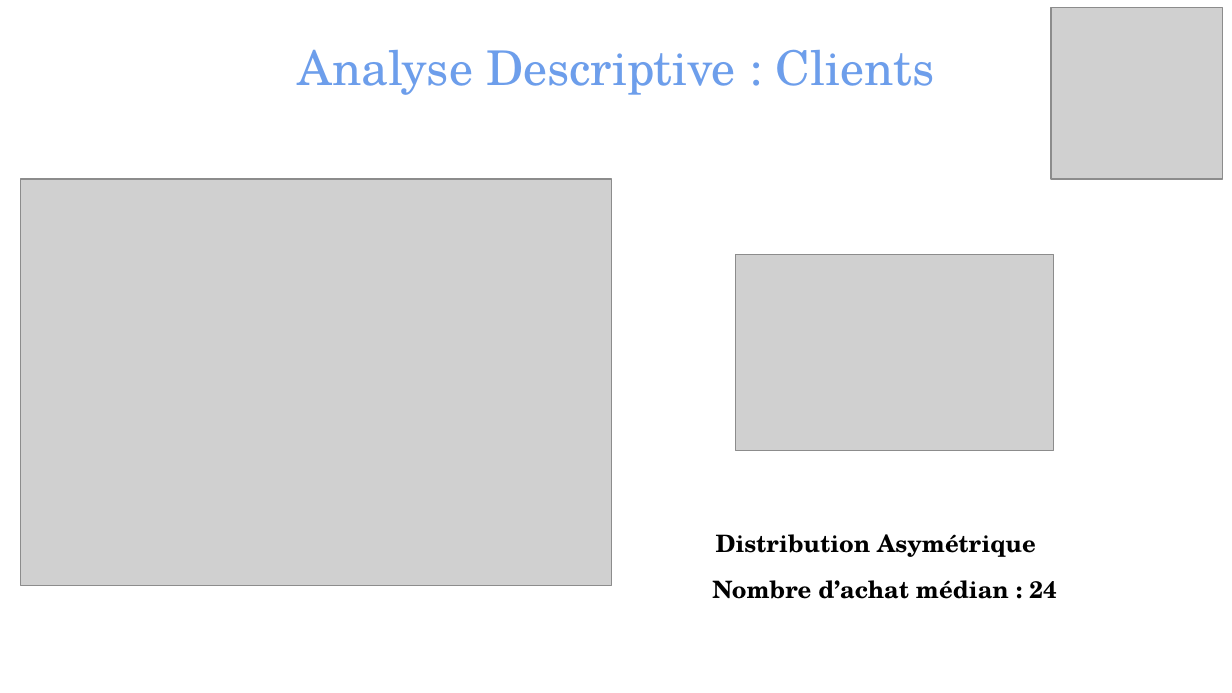
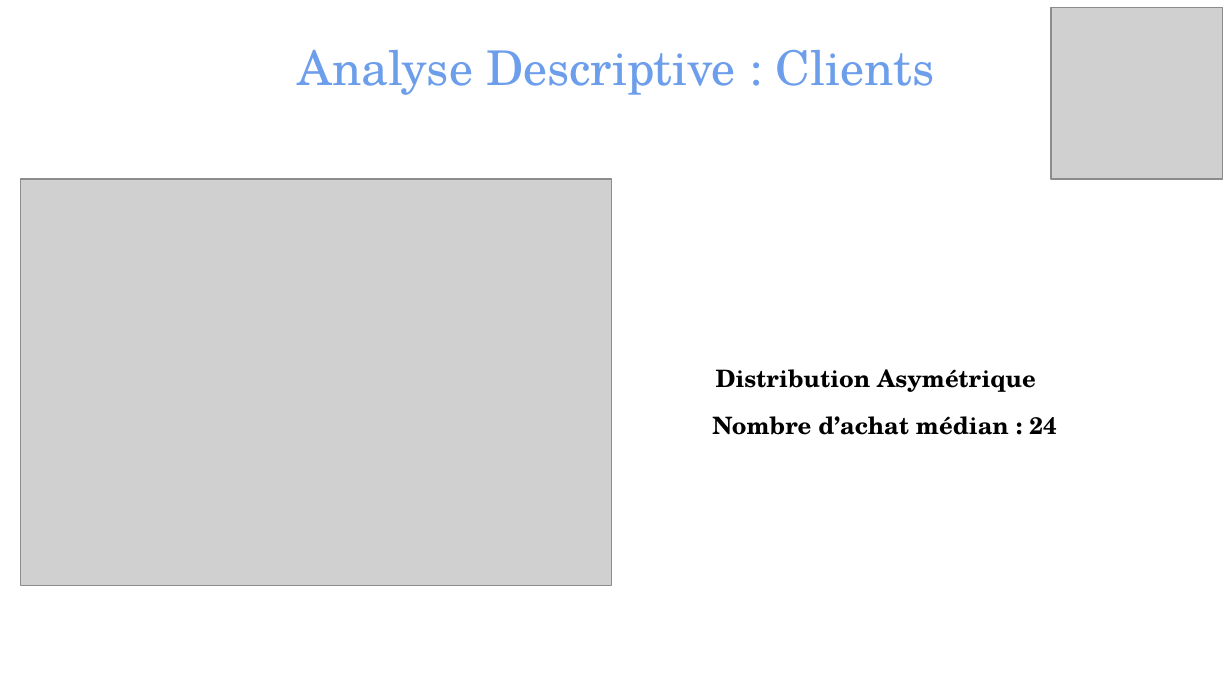
Before and after one commit to TheoChastrePradat/P4_Analyse_Vente, a slide deck: slide 18 of Python/Projet 4 - Soutenance _ Rester livres.pptx (slide 24 before the commit). Drawn at 1232x693 pixels with LibreOffice and Linux fonts; fonts in the diff are those of the drawing; grey boxes stand for pictures. Boxes give left, top, right and bottom in pixels: in the first picture for what was removed or moved away, otherwise in the second. Text is boxed around its words. In the diff, an @@ line names an element or a change of style, - is before the commit and + after.

```diff
--- a/Python/Projet 4 - Soutenance _ Rester livres.pptx
+++ b/Python/Projet 4 - Soutenance _ Rester livres.pptx
@@ picture removed at (736, 254, 1053, 450) @@
@@ text "Distribution Asymétrique": place and size @@
-text "Distribution Asymétrique" at (716, 534, 1036, 557)
+text "Distribution Asymétrique" at (716, 369, 1036, 392)
@@ text "Nombre d’achat médian : 24": place and size @@
-text "Nombre d’achat médian : 24" at (712, 580, 1057, 599)
+text "Nombre d’achat médian : 24" at (712, 416, 1057, 435)
```
Also in this commit, not shown: 9 other slides changed, 3 slides added, 9 slides removed.
